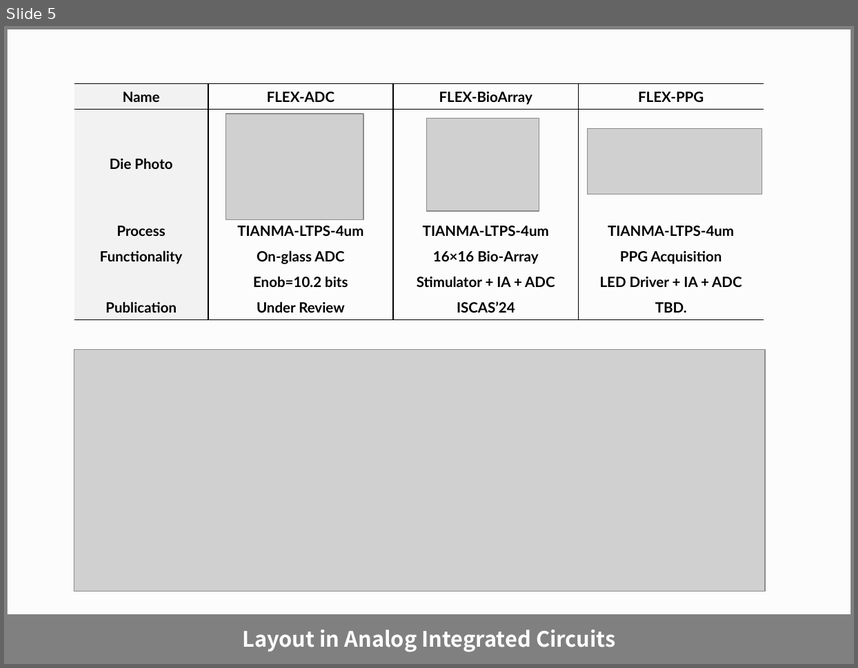
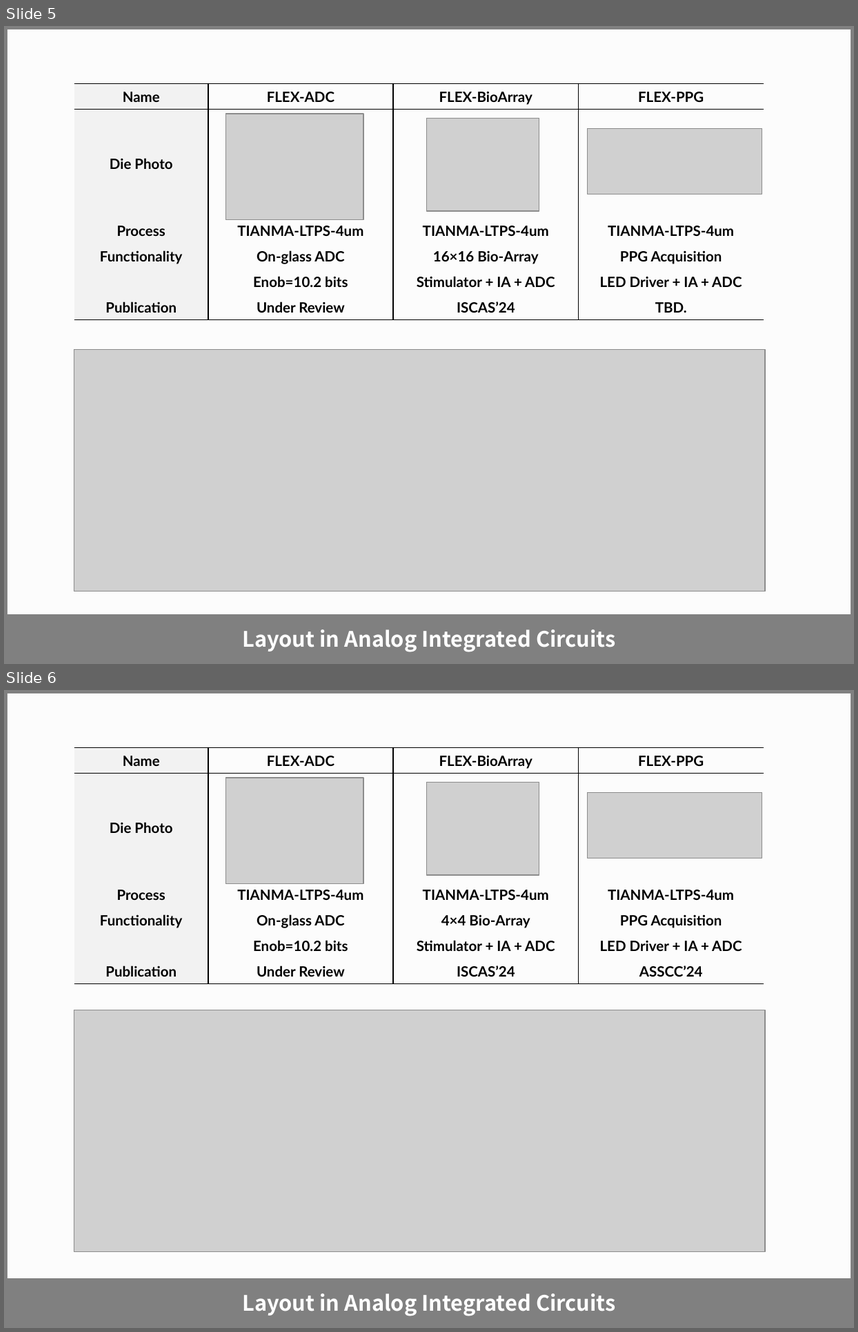
Before and after one commit to zhaojianycc/zhaojianycc.github.io, a slide deck: chipgallery/网站芯片模板.pptx. Shown one above the other, each under a label of ours: slide 5 before the commit, slides 5 and 6 after it. The pictures are 858x668 and 858x1332 pixels, drawn with LibreOffice and Linux fonts; fonts in the diff are those of the drawing; grey boxes stand for pictures. Boxes give left, top, right and bottom in pixels: in the first picture for what was removed or moved away, otherwise in the second. Text is boxed around its words. In the diff, an @@ line names an element or a change of style, - is before the commit and + after.

```diff
--- a/chipgallery/网站芯片模板.pptx
+++ b/chipgallery/网站芯片模板.pptx
@@ slide 6 added at [4,690,854,1328], background #FCFCFC; not listed: 3 template elements that a slide beside it also shows @@
@@ table added at [74,748,764,983], 6 rows, 4 columns @@
+Name | FLEX-ADC | FLEX-BioArray | FLEX-PPG
+Die Photo |  |  | 
+Process | TIANMA-LTPS-4um | TIANMA-LTPS-4um | TIANMA-LTPS-4um
+Functionality | On-glass ADC | 4×4 Bio-Array | PPG Acquisition
+ | Enob=10.2 bits | Stimulator + IA + ADC | LED Driver + IA + ADC
+Publication | Under Review | ISCAS’24 | ASSCC’24
@@ picture added at [226,778,363,884] @@
@@ picture added at [426,782,539,874] @@
@@ picture added at [587,793,762,858] @@
@@ picture added at [74,1009,766,1251] @@
```
Also in this commit, not shown: 4 other files.
